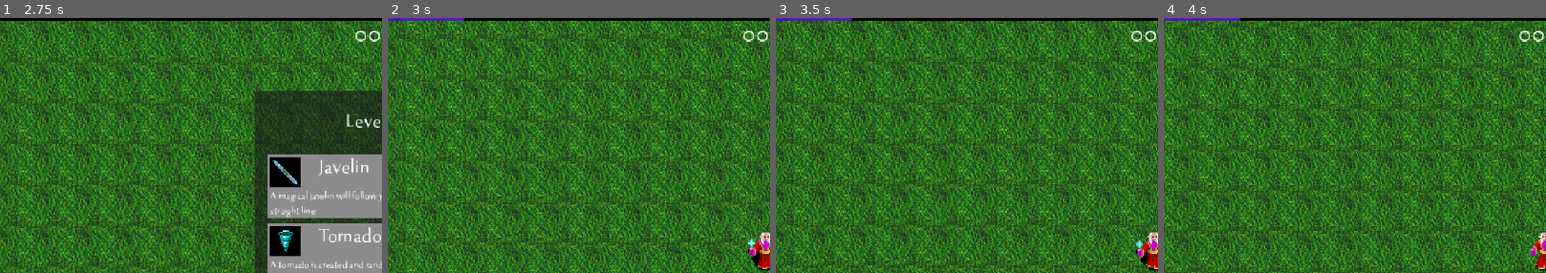
Above: before the commit, frames 1-4 (left to right).
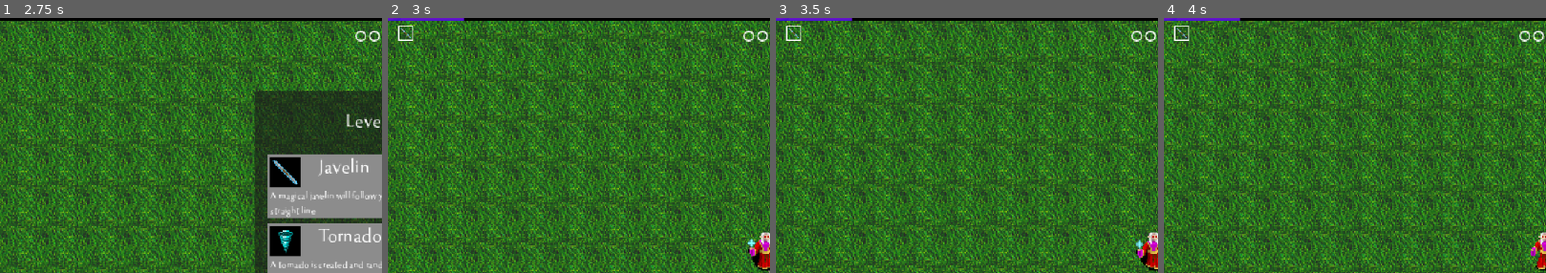
Above: after the commit, the same moments.

Repository: zenixsgames/godot-survivor-tutorial
Game: Godot game, scene res://scenes/world.tscn
The game is run twice, just before and just after one commit, with the same random seed, the same clock (stepped at 60 frames per second) and the same inputs. Sound files missing from this copy of the repository are replaced by a short silence.
Inputs (mouse positions are % of the whole screen's width and height, from its top left):
- Up to frame 1 (2.75 s): tap Enter at 0.5 s; move the mouse to (72, 45) at 0.52 s; hold D (right) 0.53-1.28 s; click (72, 45) at 0.6 s; move the mouse to (30, 55) at 1.27 s; hold S (down) 1.28-2.03 s; click (30, 55) at 1.35 s; move the mouse to (60, 28) at 2.02 s; hold D (right) from 2.03 s (still down); click (60, 28) at 2.1 s
- Up to frame 2 (3 s): tap Space at 2.75 s; move the mouse to (50, 38) at 2.77 s; release D (right) at 2.78 s; hold W (up) from 2.78 s (still down); click (50, 38) at 2.85 s
- Up to frame 3 (3.5 s): keep holding W (up)
- Up to frame 4 (4 s): move the mouse to (80, 65) at 3.52 s; release W (up) at 3.53 s; hold A (left) from 3.53 s (still down); click (80, 65) at 3.6 s
The pictures show only the part of the screen within x 0-50%, y 4-54%; the shares and areas given below are measured in that part.

Frame 1 is identical in both runs. In frame 2, 0.1% of the frame differs, in the area x 2-7%, y 2-9%; in frame 3, 0.1%; in frame 4, 0.1%.

Commit message:
Add advanced UI

Diff:
--- /dev/null
+++ b/scenes/item_container.tscn
@@ -0,0 +1,18 @@
+[gd_scene load_steps=3 format=3 uid="uid://151ugc7i1phe"]
+
+[ext_resource type="Texture2D" uid="uid://5ox24puk6iwt" path="res://assets/Textures/GUI/EmptyItem.png" id="1_2umob"]
+[ext_resource type="Script" uid="uid://cutmvumpsoik1" path="res://scripts/item_container.gd" id="2_ixpej"]
+
+[node name="ItemContainer" type="TextureRect"]
+offset_right = 12.0
+offset_bottom = 12.0
+texture = ExtResource("1_2umob")
+script = ExtResource("2_ixpej")
+
+[node name="ItemTexture" type="TextureRect" parent="."]
+layout_mode = 0
+offset_left = 1.0
+offset_top = 1.0
+offset_right = 33.0
+offset_bottom = 33.0
+scale = Vector2(0.31, 0.31)
--- a/scenes/player.tscn
+++ b/scenes/player.tscn
@@ -195,6 +195,22 @@
 horizontal_alignment = 1
 vertical_alignment = 1
 
+[node name="CollectedWeapons" type="GridContainer" parent="GUILayer/GUI"]
+layout_mode = 0
+offset_left = 8.0
+offset_top = 24.0
+offset_right = 208.0
+offset_bottom = 40.0
+columns = 10
+
+[node name="CollectedUpgrades" type="GridContainer" parent="GUILayer/GUI"]
+layout_mode = 0
+offset_left = 8.0
+offset_top = 40.0
+offset_right = 208.0
+offset_bottom = 56.0
+columns = 10
+
 [connection signal="hurt" from="PlayerHurtbox" to="." method="_on_player_hurtbox_hurt"]
 [connection signal="timeout" from="Attack/IceSpearTimer" to="." method="_on_ice_spear_timer_timeout"]
 [connection signal="timeout" from="Attack/IceSpearTimer/IceSpearAttackTimer" to="." method="_on_ice_spear_attack_timer_timeout"]
--- /dev/null
+++ b/scripts/item_container.gd
@@ -0,0 +1,9 @@
+extends TextureRect
+
+
+var upgrade = null
+
+
+func _ready() -> void:
+	if upgrade != null:
+		$ItemTexture.texture = load(UpgradeDb.UPGRADES[upgrade]["icon"])
--- a/scripts/player.gd
+++ b/scripts/player.gd
@@ -60,6 +60,11 @@
 @onready var health_bar: TextureProgressBar = $GUILayer/GUI/HealthBar
 @onready var label_timer: Label = $GUILayer/GUI/LabelTimer
 var time = 0
+
+
+@onready var collected_weapons_grid: GridContainer = $GUILayer/GUI/CollectedWeapons
+@onready var collected_upgrades_grid: GridContainer = $GUILayer/GUI/CollectedUpgrades
+@onready var item_container = preload("res://scenes/item_container.tscn")
 
 
 func _ready() -> void:
@@ -286,6 +291,7 @@
 		"food":
 			hp += 20
 			hp = clamp(hp,0,maxhp)
+	adjust_gui_collection(upgrade)
 	attack()
 	var option_children = upgrade_option.get_children()
 	for i in option_children:
@@ -332,3 +338,20 @@
 	if get_s < 10:
 		get_s = str(0, get_s)
 	label_timer.text = str(get_m, ':', get_s)
+
+
+func adjust_gui_collection(upgrade):
+	var get_upgraded_displaynames = UpgradeDb.UPGRADES[upgrade]["displayname"]
+	var get_type = UpgradeDb.UPGRADES[upgrade]["type"]
+	if get_type != "item":
+		var get_collected_displaynames = []
+		for i in collected_upgrades:
+			get_collected_displaynames.append(UpgradeDb.UPGRADES[i]["displayname"])
+		if not get_upgraded_displaynames in get_collected_displaynames:
+			var new_item = item_container.instantiate()
+			new_item.upgrade = upgrade
+			match get_type:
+				"weapon":
+					collected_weapons_grid.add_child(new_item)
+				"upgrade":
+					collected_upgrades_grid.add_child(new_item)
Not shown, added: scripts/item_container.gd.uid
Not shown, changed: README.md
